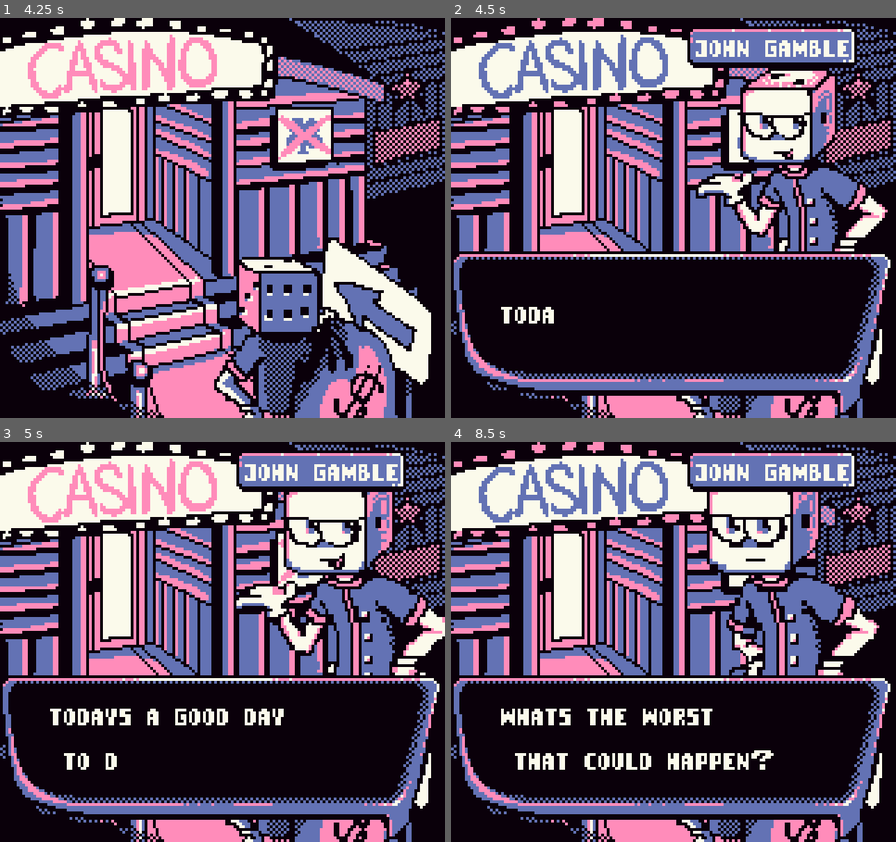
Above: before the commit, frames 1-4 (two rows, left to right).
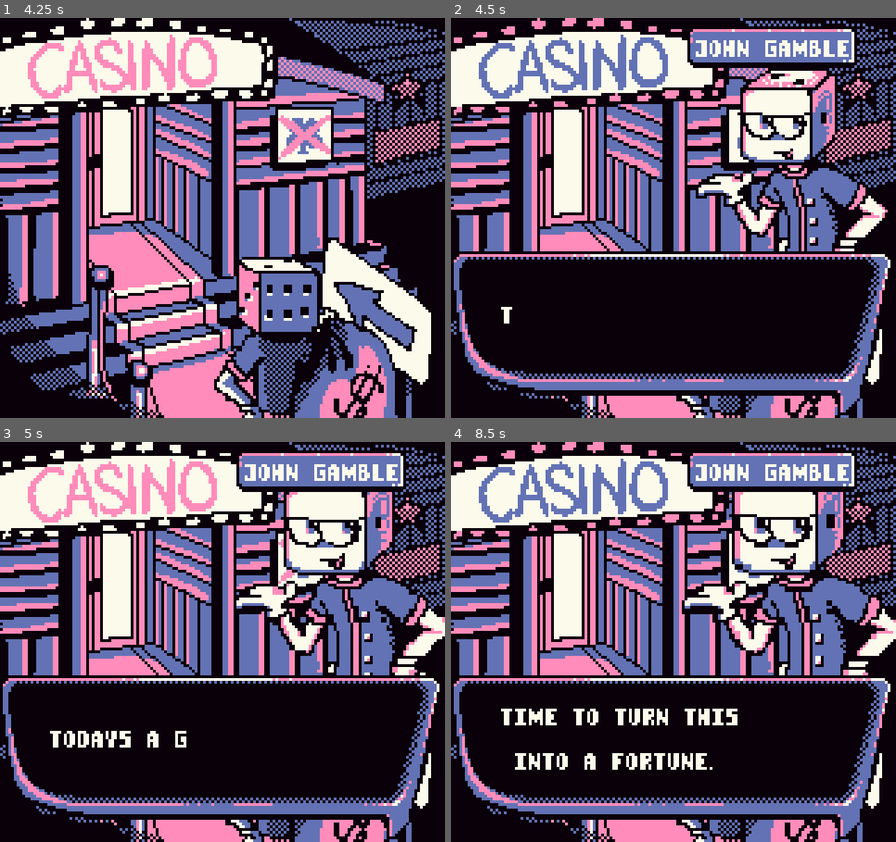
Above: after the commit, the same moments.

Repository: 0xspiderr/gbjam13_gamejam
Game: Godot game, scene res://ui/splash_screen/splash_screen.tscn
Same seed, same stepped clock (60 frames per second), same inputs: the game is played once before the commit and once after it.
Inputs:
- Up to frame 1 (4.25 s): hold D (right) 0.53-1.28 s; hold Space (interact) 0.53-1.28 s; hold S (down) 1.28-2.03 s; tap Space (interact) at 1.35, 2.85 s; hold D (right) 2.03-2.78 s; hold Space (interact) 2.03-2.78 s; tap Enter at 2.75 s; hold W (up) 2.78-3.53 s; hold A (left) from 3.53 s (still down); hold Space (interact) from 3.53 s (still down)
- Up to frame 2 (4.5 s): keep holding A (left); release Space (interact) at 4.28 s; tap Space (interact) at 4.35 s
- Up to frame 3 (5 s): keep holding A (left)
- Up to frame 4 (8.5 s): release A (left) at 5.03 s; hold S (down) 5.03-5.78 s; hold Space (interact) 5.03-5.78 s; hold D (right) 5.78-6.53 s; tap Space (interact) at 5.85, 7.35 s; hold W (up) 6.53-7.28 s; hold Space (interact) 6.53-7.28 s; hold D (right) 7.28-8.03 s; hold S (down) from 8.03 s (still down); hold Space (interact) from 8.03 s (still down)

Frame 1 is identical in both runs. In frame 2, 0.2% of the frame differs, in the area x 14-24%, y 72-77%; in frame 3, 1.8%; in frame 4, 12%, in the area x 11-100%, y 12-82%.

Commit message:
fixed intro dialogue

Diff:
--- a/resources/npcs/game_intro_npc.tres
+++ b/resources/npcs/game_intro_npc.tres
@@ -7,8 +7,14 @@
 script = ExtResource("1_rufyd")
 speaker = "player"
 emotion = "smug"
-line = "Todays a good day
- to double my money."
+line = "Todays a good day"
+metadata/_custom_type_script = "uid://csmi4c4d5vnwo"
+
+[sub_resource type="Resource" id="Resource_fvs4a"]
+script = ExtResource("1_rufyd")
+speaker = "player"
+emotion = "smug"
+line = "to double my money."
 metadata/_custom_type_script = "uid://csmi4c4d5vnwo"
 
 [sub_resource type="Resource" id="Resource_hdpe7"]
@@ -192,6 +198,6 @@
 [resource]
 script = ExtResource("2_2iluc")
 name = "someone"
-dialogues = Array[ExtResource("1_rufyd")]([SubResource("Resource_2iluc"), SubResource("Resource_hdpe7"), SubResource("Resource_agx3g"),  …(682 unchanged characters)…
+dialogues = Array[ExtResource("1_rufyd")]([SubResource("Resource_2iluc"), SubResource("Resource_fvs4a"), SubResource("Resource_hdpe7"), SubResource("Resource_agx3g"),  …(682 unchanged characters)…
 dialogue_options = Array[int]([])
 metadata/_custom_type_script = "uid://c6dabu5biw7gj"
--- a/ui/game_intro/game_intro.gd
+++ b/ui/game_intro/game_intro.gd
@@ -51,7 +51,7 @@
 		else:
 			dialogue_ui.npc_name.hide()
 
-		if dialogue_index == 24:
+		if dialogue_index == 26:
 			PlayerData.is_talking = false
 			get_tree().change_scene_to_packed(GAME)
 
Not shown: 1 places in resources/npcs/game_intro_npc.tres that only renumber resources
